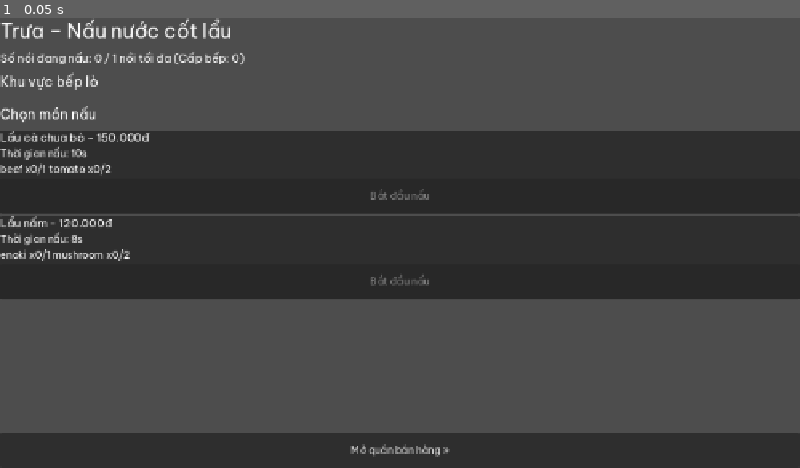
Above: before the commit, frame 1.
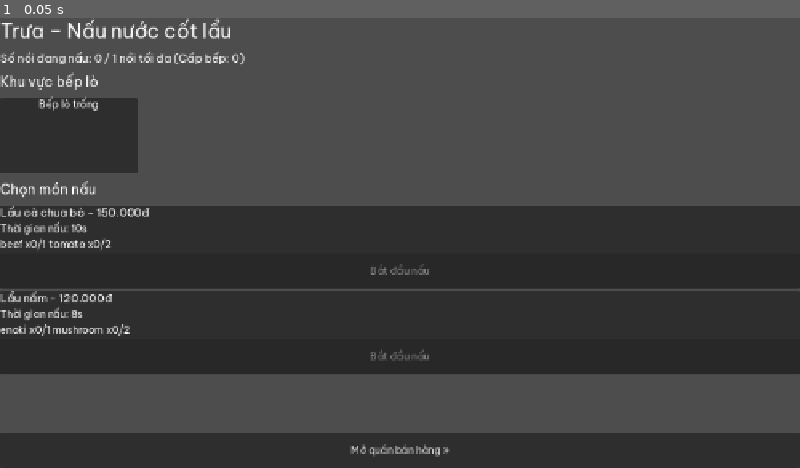
Above: after the commit, the same moment.

Repository: Znoywho/HotPot_SUNSUT
Game: Godot game, scene res://scenes/cook/cook_phase.tscn
The game is run twice, just before and just after one commit, with the same random seed, the same clock (stepped at 60 frames per second) and the same inputs. This scene is started directly instead of the project's main scene.
Inputs:
- Up to frame 1 (0.05 s): no input

The runs differ from the first frame. In frame 1, 35% of the frame differs, in the area x 0-100%, y 17-80%.
Error before the commit: Invalid access to property or key 'display_name' on a base object of type 'Dictionary'. (res://scenes/cook/cook_phase.gd:108)

Commit message:
fix(cook): safe empty pot ui access

Diff:
--- a/scenes/cook/cook_phase.gd
+++ b/scenes/cook/cook_phase.gd
@@ -19,6 +19,8 @@
 		var pot := _cooking[i]
 		pot["remaining"] = float(pot["remaining"]) - delta
 		var ui: Dictionary = pot["ui"]
+		if ui.is_empty() or not ui.has("bar"):
+			continue
 		var total := float(pot["total"])
 		var progress := 100.0 * (1.0 - float(pot["remaining"]) / total) if total > 0.0 else 100.0
 		(ui["bar"] as ProgressBar).value = clampf(progress, 0.0, 100.0)
@@ -98,7 +100,7 @@
 		var vbox := VBoxContainer.new()
 		card.add_child(vbox)
 		var pot_data := _pot_at_index(i)
-		if pot_data == null:
+		if pot_data.is_empty():
 			var lbl := Label.new()
 			lbl.text = "Bếp lò trống"
 			lbl.horizontal_alignment = HORIZONTAL_ALIGNMENT_CENTER
